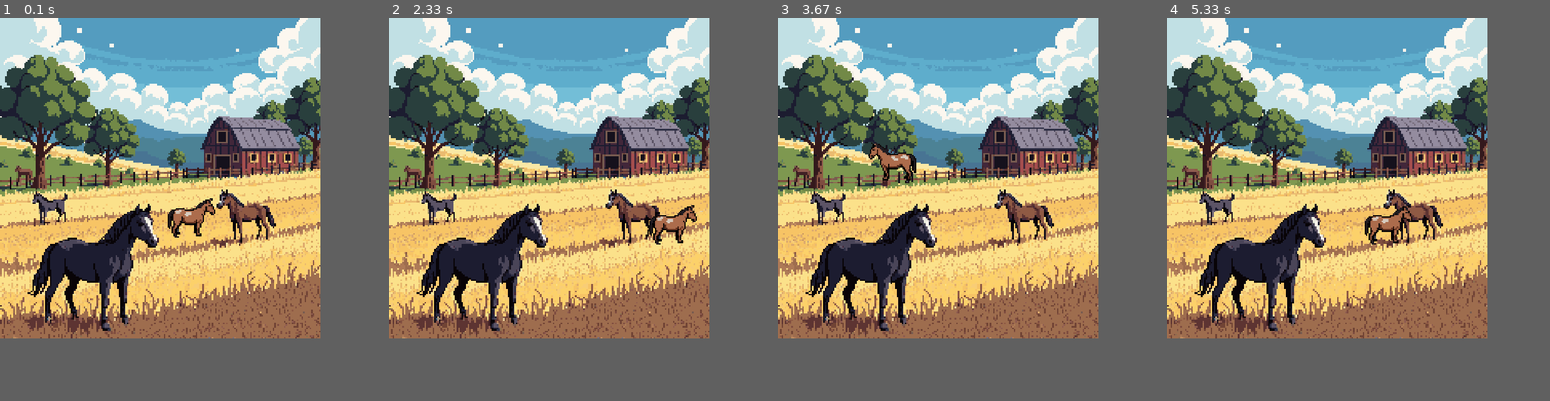
Above: before the commit, frames 1-4 (left to right).
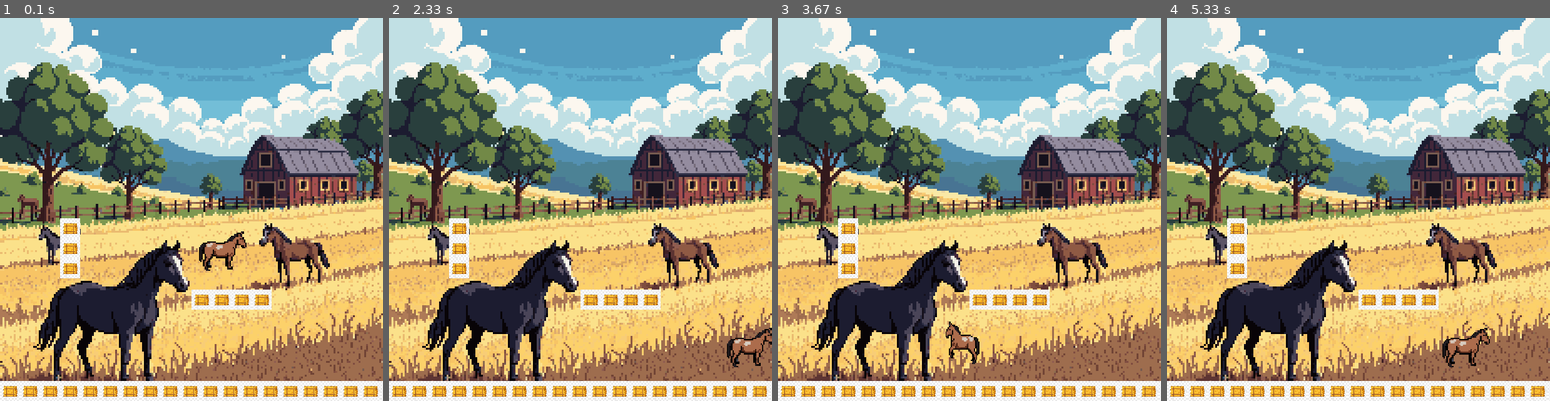
Above: after the commit, the same moments.

Repository: CaydenChampion/2D-Game-development-with-pygame
Game: pygame game, started from Game_Window.py
The game is run twice, just before and just after one commit, with the same random seed, the same clock (stepped at 60 frames per second) and the same inputs.
Inputs:
- Up to frame 1 (0.1 s): no input
- Up to frame 2 (2.33 s): tap W at 0.33 s; tap A at 0.67 s; hold Right 1-1.47 s; hold Up 1.5-1.8 s; hold Right 1.83-2.3 s
- Up to frame 3 (3.67 s): hold Left 2.33-2.87 s; hold Left 2.9-3.3 s; hold Up from 3.33 s (still down)
- Up to frame 4 (5.33 s): release Up at 3.7 s; hold Right 3.73-4.37 s; hold Left 4.4-4.87 s; hold Right from 4.9 s (still down)
In our replay, the window is 512x512 before the commit and 612x612 after it. These sizes can differ from the game's own. Grey fills any space a smaller window leaves; there, only what the larger window draws over its background counts as a difference.

The runs differ from the first frame. In frame 1, 74% of the frame differs, in the area x 0-100%, y 0-100%; in frame 2, 75%; in frame 3, 74%; in frame 4, 74%.

Commit message:
got platforms and collision

Diff:
--- a/Game_Window.py
+++ b/Game_Window.py
@@ -3,20 +3,21 @@
 import os
 
 # Game variables
-GAME_WIDTH = 512
-GAME_HEIGHT = 512
+TILE_SIZE = 32
+GAME_WIDTH = 612
+GAME_HEIGHT = 612
 
-PLAYER_X = GAME_WIDTH / 2
-PLAYER_Y = GAME_HEIGHT / 2
+PLAYER_X = GAME_WIDTH / 2 # x location where the horse spawns when you run the game
+PLAYER_Y = GAME_HEIGHT / 2 # y location where the horse spawns when you run the game
 PLAYER_WIDTH = 108
 PLAYER_HEIGHT = 108
-PLAYER_JUMP_WIDTH = 52
-PLAYER_JUMP_HEIGHT = 60
+PLAYER_JUMP_WIDTH = 84
+PLAYER_JUMP_HEIGHT = 108
 PLAYER_DISTANCE = 5
 
 GRAVITY = 0.5
 PlAYER_VELOCITY_Y = -10
-FLOOR_Y = GAME_HEIGHT * 3/4
+
 
 #images
 def load_image(image_name, scale=None):
@@ -28,6 +29,9 @@
 background_image = load_image("temp_background.png", (GAME_WIDTH, GAME_HEIGHT))
 player_image_right = load_image("Horse_Right.png", (PLAYER_WIDTH, PLAYER_HEIGHT))
 player_image_left = load_image("Horse_Left.png", (PLAYER_WIDTH, PLAYER_HEIGHT))
+player_image_jump_right= load_image("Horse_jump_right.png", (PLAYER_JUMP_WIDTH, PLAYER_JUMP_HEIGHT))
+player_image_jump_left= load_image("Horse_jump_left.png", (PLAYER_JUMP_WIDTH, PLAYER_JUMP_HEIGHT))
+floor_tile_image = load_image("floor-tile.png", (TILE_SIZE, TILE_SIZE))
 
 
 pygame.init()  # always needed to initialize py game
@@ -46,31 +50,91 @@
         self.jumping = False
 
     def update_image(self):
-        if self.direction == "right":
-            self.image = player_image_right
-        if self.direction == "left":
-            self.image = player_image_left
+        if self.jumping:
+            self.width = PLAYER_JUMP_WIDTH
+            self.height = PLAYER_JUMP_HEIGHT
+            if self.direction == "right":
+                self.image = player_image_jump_right
+            elif self.direction == "left":
+                self.image = player_image_jump_left
+        else:
+            self.width = PLAYER_WIDTH
+            self.height = PLAYER_HEIGHT
+            if self.direction == "right":
+                self.image = player_image_right
+            if self.direction == "left":
+                self.image = player_image_left
 
 
 # left (x) and top (y), width and height
 player = Player()
 
+class Tile(pygame.Rect):
+    def __init__(self, x, y, image):
+        pygame.Rect.__init__(self, x, y, TILE_SIZE, TILE_SIZE)
+        self.image = image
+
+def create_map():
+    # Floating platform
+    for i in range(4):
+        tile = Tile(player.x + i * TILE_SIZE, player.y + 2 * TILE_SIZE*2, floor_tile_image)
+        tiles.append(tile)
+
+    # Main floor
+    for i in range(20): # range to cover more width
+        tile = Tile(i*TILE_SIZE, GAME_HEIGHT - TILE_SIZE, floor_tile_image) # Fixed '-' to '='
+        tiles.append(tile)
+
+    # Vertical stack/wall
+    for i in range(3):
+        tile = Tile(TILE_SIZE*3, (i+10)*TILE_SIZE, floor_tile_image)
+        tiles.append(tile)
+
+def check_tile_collision():
+    for tile in tiles:
+        if player.colliderect(tile):
+            return tile
+    return None
+
 def move():
-    player.y += player.velocity_y # update the player's vertical position based on its velocity
-    player.velocity_y += GRAVITY # apply gravity to the player's vertical velocity
+    # Apply Gravity
+    player.velocity_y += GRAVITY
+    player.y += player.velocity_y
 
-    if player.y + player.height > FLOOR_Y:
-        player.y = FLOOR_Y - player.height
-        player.velocity_y = 0 # Stops falling when hit the floor
-        player.jumping = False
+    # Check for collisions with tiles
+    collided_tile = check_tile_collision()
+    if collided_tile:
+        # If falling downwards
+        if player.velocity_y > 0:
+            player.y = collided_tile.top - player.height
+            player.velocity_y = 0
+            player.jumping = False
+        # If jumping upwards (hitting head)
+        elif player.velocity_y < 0:
+            player.y = collided_tile.bottom
+            player.velocity_y = 0
 
 
 def draw():
     # window.fill('blue') # fill the window with blue color
     window.fill((0,0,0)) # fill the window with a custom color using RGB values
     window.blit(background_image, (0,0)) # draw the background image on the window at position (0,80)
+
+    for tile in tiles:
+        window.blit(tile.image, tile)
+
     player.update_image()
     window.blit(player.image, player) # draw the player image on the window at the player's position
+
+
+# start game
+# player = Player()
+tiles= []
+create_map()
+
+
+
+
 
 while True: #game loop
     for event in pygame.event.get():
Binary file added: images/Horse_jump_left.png
Binary file added: images/Horse_jump_right.png
Binary file added: images/floor-tile.png
